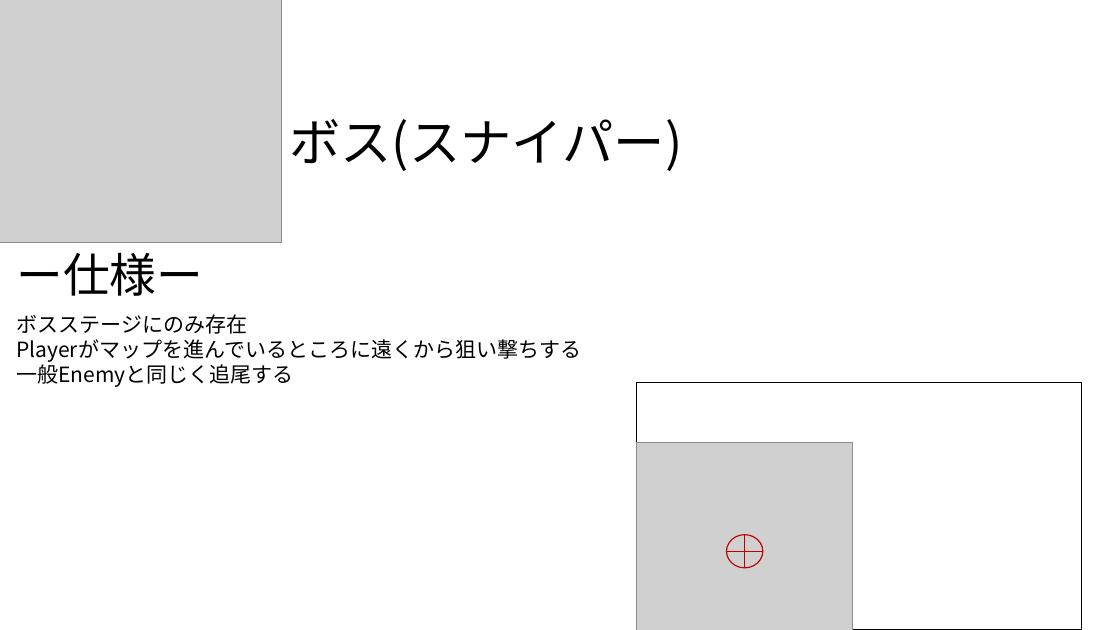
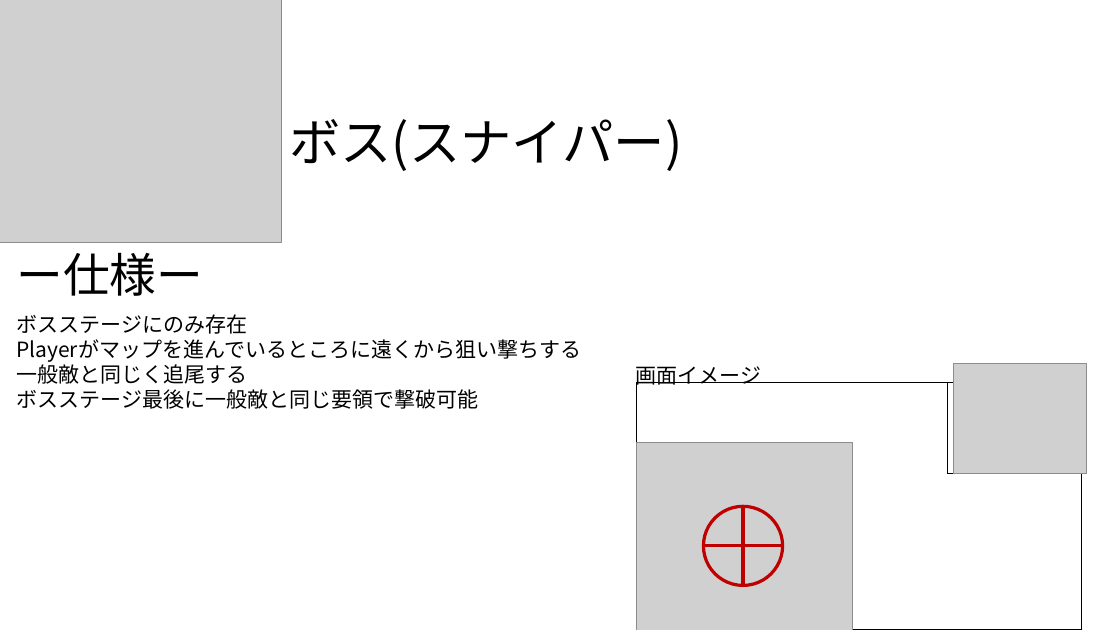
Before and after one commit to Shingo-Takenaka/Employment-work, a slide deck: slide 2 of 仕様書/Enemy.pptx. Drawn at 1120x630 pixels with LibreOffice and Linux fonts; fonts in the diff are those of the drawing; grey boxes stand for pictures. Boxes give left, top, right and bottom in pixels: in the first picture for what was removed or moved away, otherwise in the second. Text is boxed around its words. In the diff, an @@ line names an element or a change of style, - is before the commit and + after.

Commit message:
ロケランボスとプレイヤーの壁ジャンプ追加
企画書修正

```diff
--- a/仕様書/Enemy.pptx
+++ b/仕様書/Enemy.pptx
@@ text at bbox=[16, 361, 478, 409]: text changed @@
-一般Enemyと同じく追尾する
+一般敵と同じく追尾する
+ボスステージ最後に一般敵と同じ要領で撃破可能
@@ text added at bbox=[636, 366, 762, 388], 18 pt, text #000000 @@
+画面イメージ
@@ rectangle added at bbox=[948, 383, 1081, 474], outline #000000 1 pt @@
@@ picture added at bbox=[954, 364, 1087, 474] @@
@@ ellipse: place and size @@
-ellipse at bbox=[727, 535, 763, 569]
+ellipse at bbox=[703, 507, 782, 586]
@@ ellipse at bbox=[703, 507, 782, 586]: outline #C00000 1 pt to #C00000 2.75 pt @@
@@ line moved from (745, 535) - (745, 568) to (744, 507) - (744, 586) @@
@@ line (744, 507) - (744, 586): stroke #C00000 1 pt to #C00000 2.75 pt @@
@@ line moved from (763, 551) - (727, 551) to (783, 546) - (703, 546) @@
@@ line (783, 546) - (703, 546): stroke #C00000 1 pt to #C00000 2.75 pt @@
```
Also in this commit, not shown: 1 other slide changed, 1 slide added, 20 other files.
